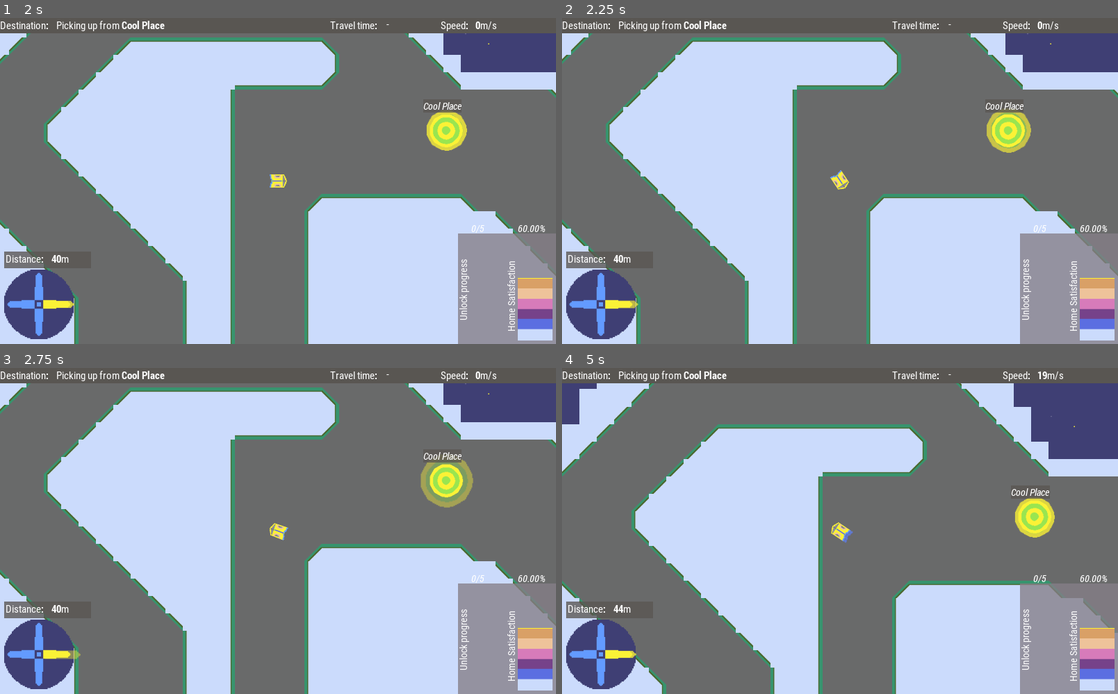
Above: before the commit, frames 1-4 (two rows, left to right).
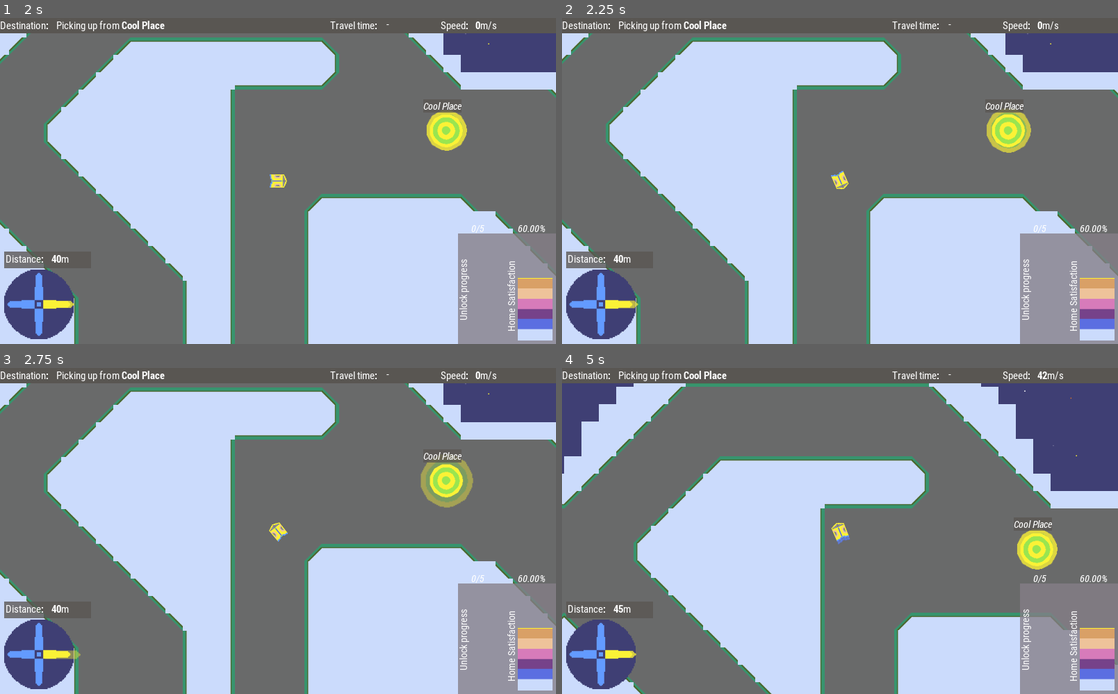
Above: after the commit, the same moments.

Repository: broquaint/comrade-cabbie
Game: Godot game, scene res://Root.tscn
Two runs of this game, one before a commit and one after it. Both use one fixed random seed, a clock stepped at 60 frames per second and the inputs below.
Inputs:
- Up to frame 1 (2 s): click "New Game" at 0.5 s; click "OK" at 1.25 s
- Up to frame 2 (2.25 s): hold Right (move_right) from 2.03 s (still down)
- Up to frame 3 (2.75 s): keep holding Right (move_right)
- Up to frame 4 (5 s): release Right (move_right) at 2.78 s; hold Left (move_left) 2.78-3.53 s; hold Right (move_right) 3.53-4.28 s; hold Up (move_up) from 4.28 s (still down)

Frame 1 is identical in both runs. In frame 2, less than 0.1% of the frame differs, in the area x 48-52%, y 46-53%; in frame 3, 0.1%; in frame 4, 26%, in the area x 0-100%, y 1-100%.

Commit message:
Tweaking ship behaviour
This is fiddly.

Diff:
--- a/Player.gd
+++ b/Player.gd
@@ -9,6 +9,7 @@
 
 const ROTATION_SPEED : float = 4.75 * 60
 const BOOST_ROTATION_SPEED : float = 2.75 * 60
+const FLOAT_ROTATION_SPEED : float = 5.5 * 60
 
 enum CabState {
 	CRUISING, # Not implemented yet
@@ -93,7 +94,12 @@
 	get_node("../HUD/Control/Container/Speed").bbcode_text = "[b]%d[/b]m/s" % int(velocity.length() / 8)
 
 func _physics_process(delta):
-	var rotation_speed = BOOST_ROTATION_SPEED if boosting() else ROTATION_SPEED
+	var rotation_speed = ROTATION_SPEED
+	if boosting():
+		rotation_speed = BOOST_ROTATION_SPEED
+	elif not Input.is_action_pressed("move_up"):
+		rotation_speed = FLOAT_ROTATION_SPEED
+
 	if Input.is_action_pressed("move_left"):
 		rotation_degrees -= delta * rotation_speed
 	elif Input.is_action_pressed("move_right"):
@@ -113,14 +119,16 @@
 
 		# add acceleration to current speed
 		velocity += acceleration
+
+		# dampen a bit so acceleration feels reasonable
+		velocity *= 0.98
 	# Begin immediate decelerating if no longer thrusting.
 	else:
 		if boosting():
 			now_decelerating()
 		$ShipSound.stop()
-
-	# dampen a bit
-	velocity *= 0.98
+		# dampen a bit, but lighter than when accelerating so the ship drifts
+		velocity *= 0.985
 
 	# cap speed
 	var max_speed = MAX_SPEEDS[boost_level]
@@ -129,7 +137,8 @@
 
 	var collision = move_and_collide(velocity * delta)
 	if collision:
-		velocity = velocity.bounce(collision.normal) * Vector2(0.7, 0.7)
+		var bounce_ratio = clamp(velocity.length() / max_speed, 0.0, 0.68)
+		velocity = velocity.bounce(collision.normal) * bounce_ratio
 #		if collision.collider.has_method("hit"):
 #			collision.collider.hit()
 
